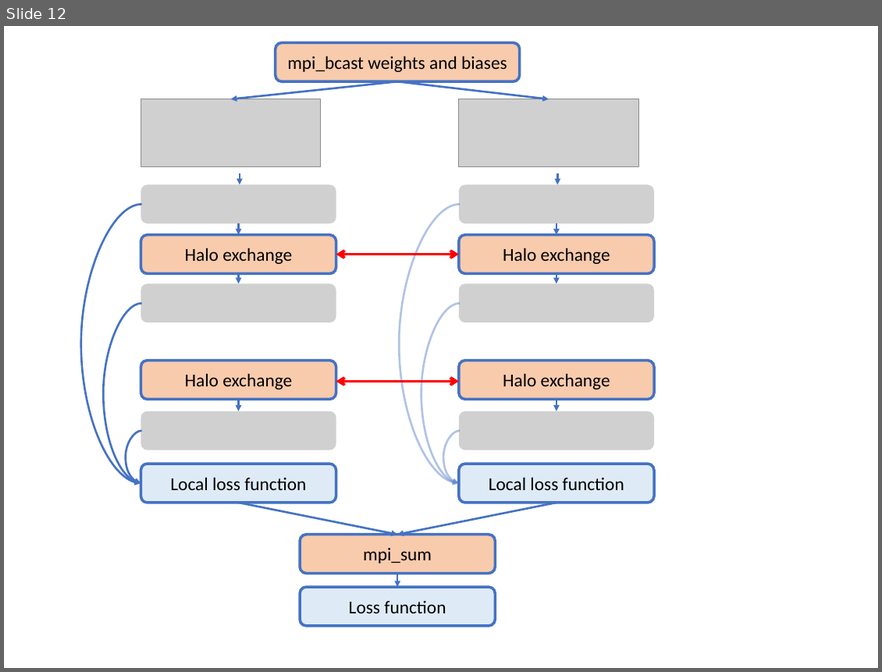
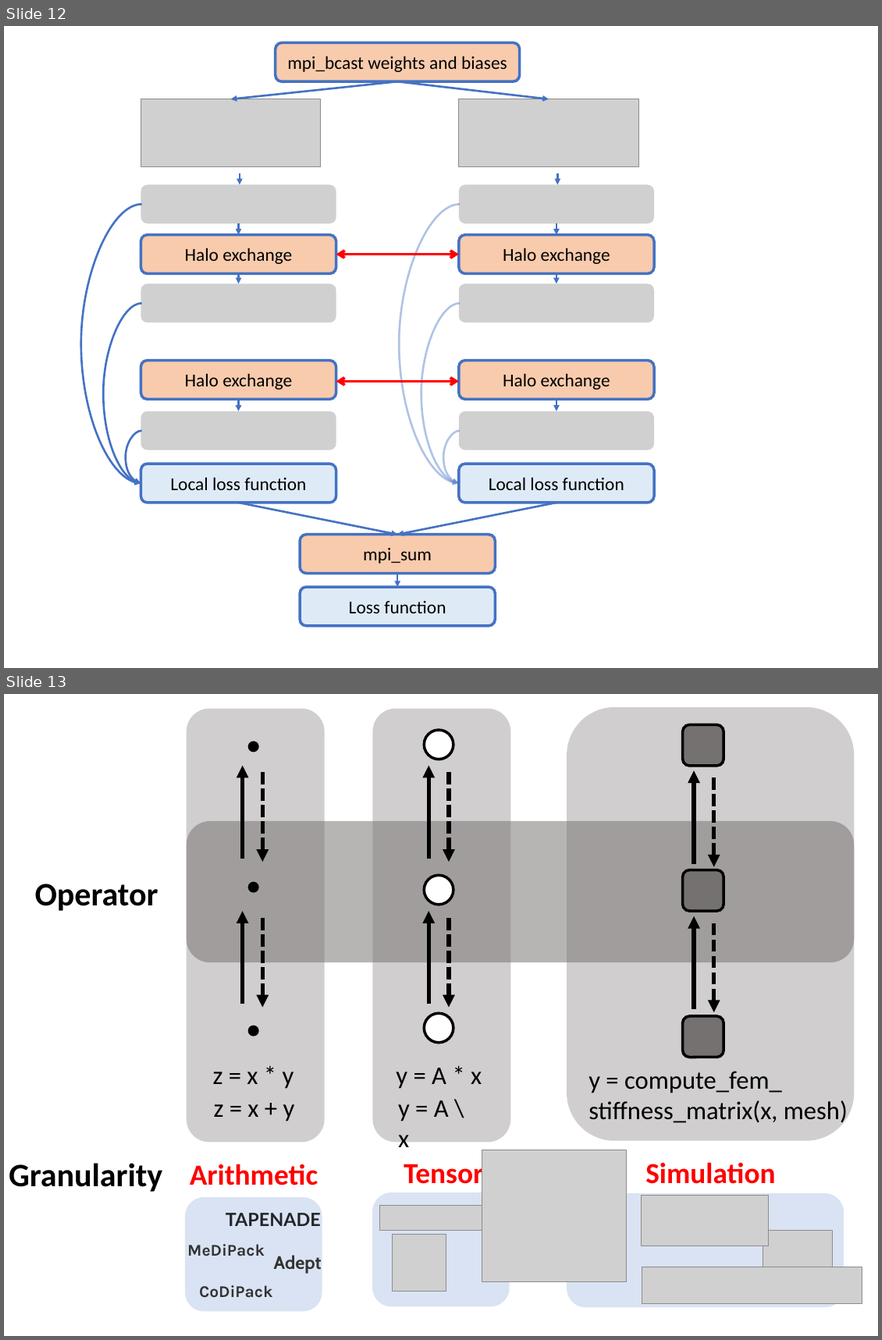
Before and after one commit to ADCMEMarket/ADCMEImages, a slide deck: Slides/figures.pptx. Shown one above the other, each under a label of ours: slide 12 before the commit, slides 12 and 13 after it. The pictures are 882x672 and 882x1340 pixels, drawn with LibreOffice and Linux fonts; fonts in the diff are those of the drawing; grey boxes stand for pictures; background and template pictures are left out. Boxes give left, top, right and bottom in pixels: in the first picture for what was removed or moved away, otherwise in the second. Text is boxed around its words. In the diff, an @@ line names an element or a change of style, - is before the commit and + after.

Commit message:
update figures

```diff
--- a/Slides/figures.pptx
+++ b/Slides/figures.pptx
@@ slide 13 added at (x1=4, y1=694, x2=878, y2=1336), background #FFFFFF @@
@@ group added at (x1=187, y1=707, x2=854, y2=1153): 12 arrows, 7 rounded rectangles, 6 ellipses, 5 texts @@
+z = x * y
+z = x + y
+y = A * x
+y = A \ x
+y = compute_fem_
+stiffness_matrix(x, mesh)
@@ text added at (x1=35, y1=884, x2=158, y2=911), 36 pt, text #000000, bold @@
+Operator
@@ text added at (x1=403, y1=1159, x2=483, y2=1191), 32 pt, text #FF0000, bold @@
+Tensor
@@ picture added at (x1=482, y1=1150, x2=626, y2=1283) @@
@@ text added at (x1=9, y1=1163, x2=162, y2=1192), 36 pt, text #000000, bold @@
+Granularity
@@ text added at (x1=190, y1=1164, x2=318, y2=1185), 32 pt, text #FF0000, bold @@
+Arithmetic
@@ text added at (x1=645, y1=1162, x2=775, y2=1184), 32 pt, text #FF0000, bold @@
+Simulation
@@ rounded rectangle added at (x1=372, y1=1192, x2=509, y2=1307), fill #DAE3F3 @@
@@ group added at (x1=185, y1=1193, x2=862, y2=1311): 5 pictures, 4 texts, 2 rounded rectangles @@
+MeDiPack
+CoDiPack
+Adept
+TAPENADE
```
Also in this commit, not shown: 1 other slide added.
